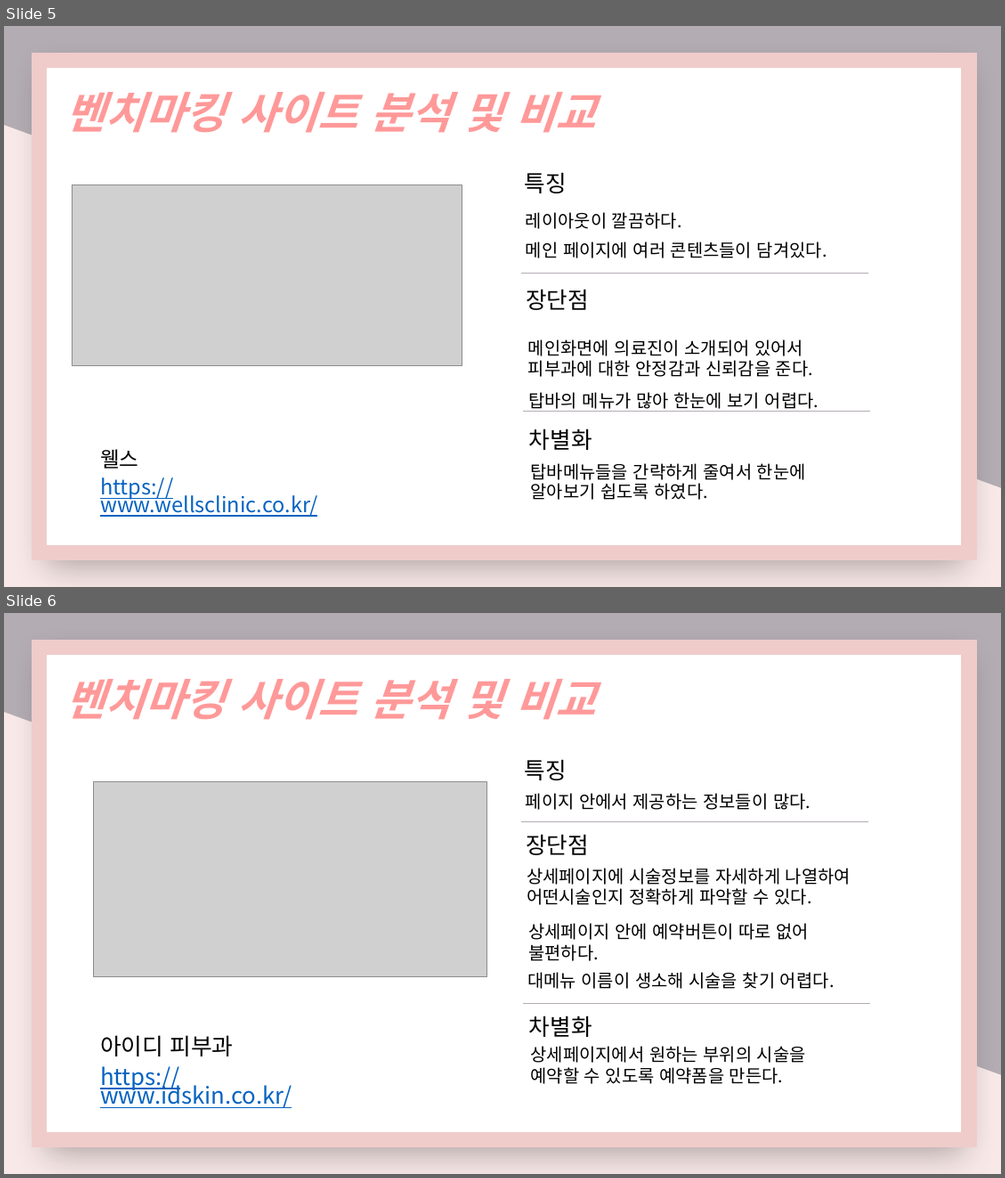
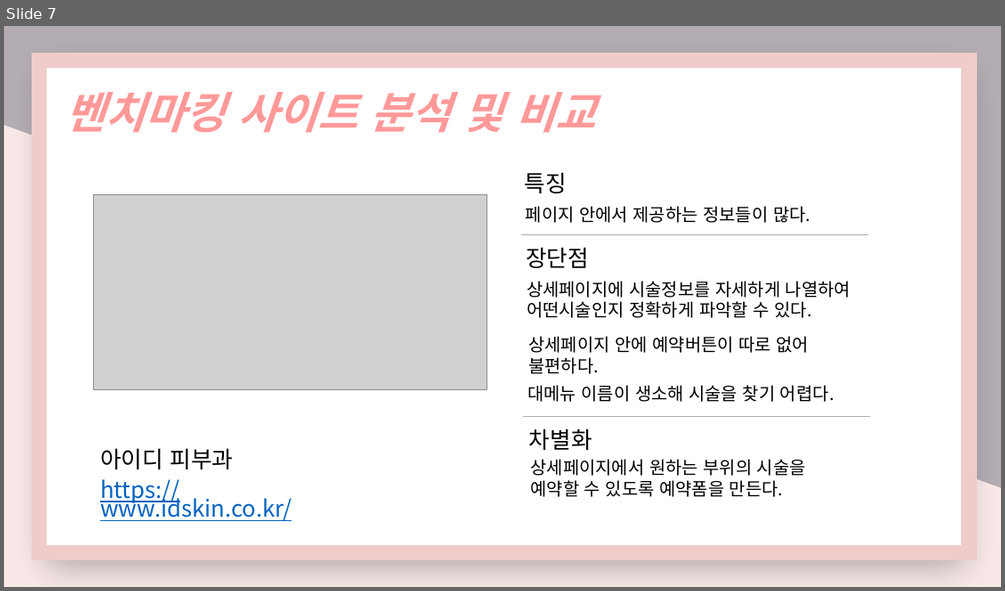
Before and after one commit to nimi2838/thecare, a slide deck: 졸작 기획서.pptx. Shown one above the other, each under a label of ours: slides 5 and 6 before the commit, slide 7 after it. The pictures are 1005x1178 and 1005x591 pixels, drawn with LibreOffice and Linux fonts; fonts in the diff are those of the drawing; grey boxes stand for pictures. Boxes give left, top, right and bottom in pixels: in the first picture for what was removed or moved away, otherwise in the second. Text is boxed around its words. In the diff, an @@ line names an element or a change of style, - is before the commit and + after.

```diff
--- a/졸작 기획서.pptx
+++ b/졸작 기획서.pptx
@@ slide 5 removed at bbox=[4, 26, 1001, 587], background gradient #B3ACB3 to #F8E9E8 @@
@@ rectangle removed at bbox=[39, 61, 970, 553] @@
@@ text removed at bbox=[65, 92, 595, 133] @@
-벤치마킹 사이트 분석 및 비교
@@ picture removed at bbox=[72, 185, 461, 365] @@
@@ text removed at bbox=[525, 172, 566, 193] @@
-특징
@@ text removed at bbox=[526, 212, 827, 258] @@
-레이아웃이 깔끔하다.
-메인 페이지에 여러 콘텐츠들이 담겨있다.
@@ line removed from (521, 273) to (867, 273) @@
@@ text removed at bbox=[526, 289, 589, 310] @@
-장단점
@@ text removed at bbox=[528, 339, 813, 377] @@
-메인화면에 의료진이 소개되어 있어서
-피부과에 대한 안정감과 신뢰감을 준다.
@@ text removed at bbox=[528, 392, 819, 411] @@
-탑바의 메뉴가 많아 한눈에 보기 어렵다.
@@ line removed from (523, 411) to (870, 411) @@
@@ text removed at bbox=[100, 449, 317, 516] @@
-웰스
-https://www.wellsclinic.co.kr/
@@ text removed at bbox=[529, 428, 592, 450] @@
-차별화
@@ text removed at bbox=[531, 463, 806, 499] @@
-탑바메뉴들을 간략하게 줄여서 한눈에 알아보기 쉽도록 하였다.
@@ what was slide 6 is now slide 7 @@
```
Also in this commit, not shown: 5 slides changed, 3 slides added, 4 other slides removed, 3 other files.
